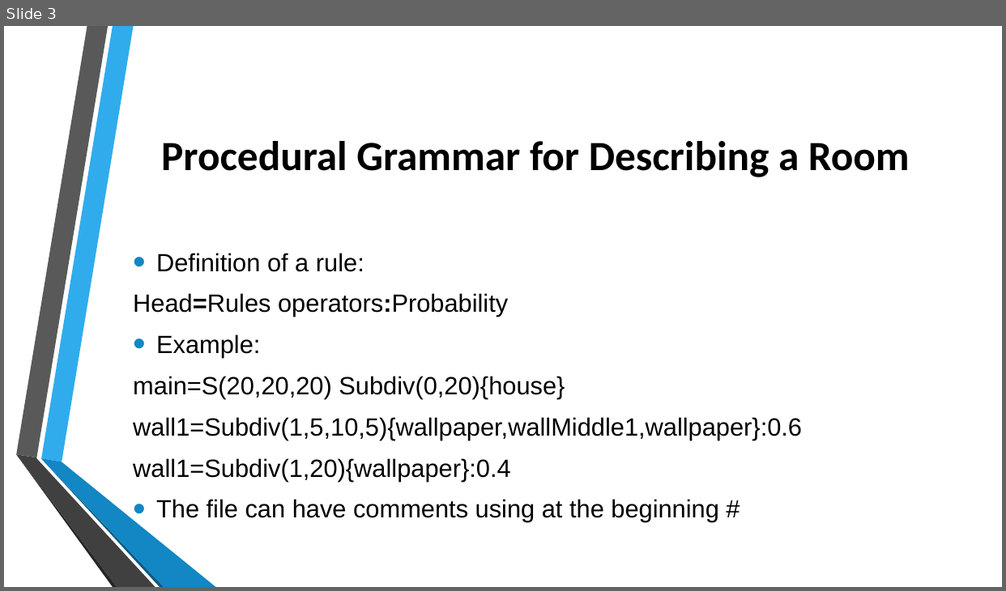
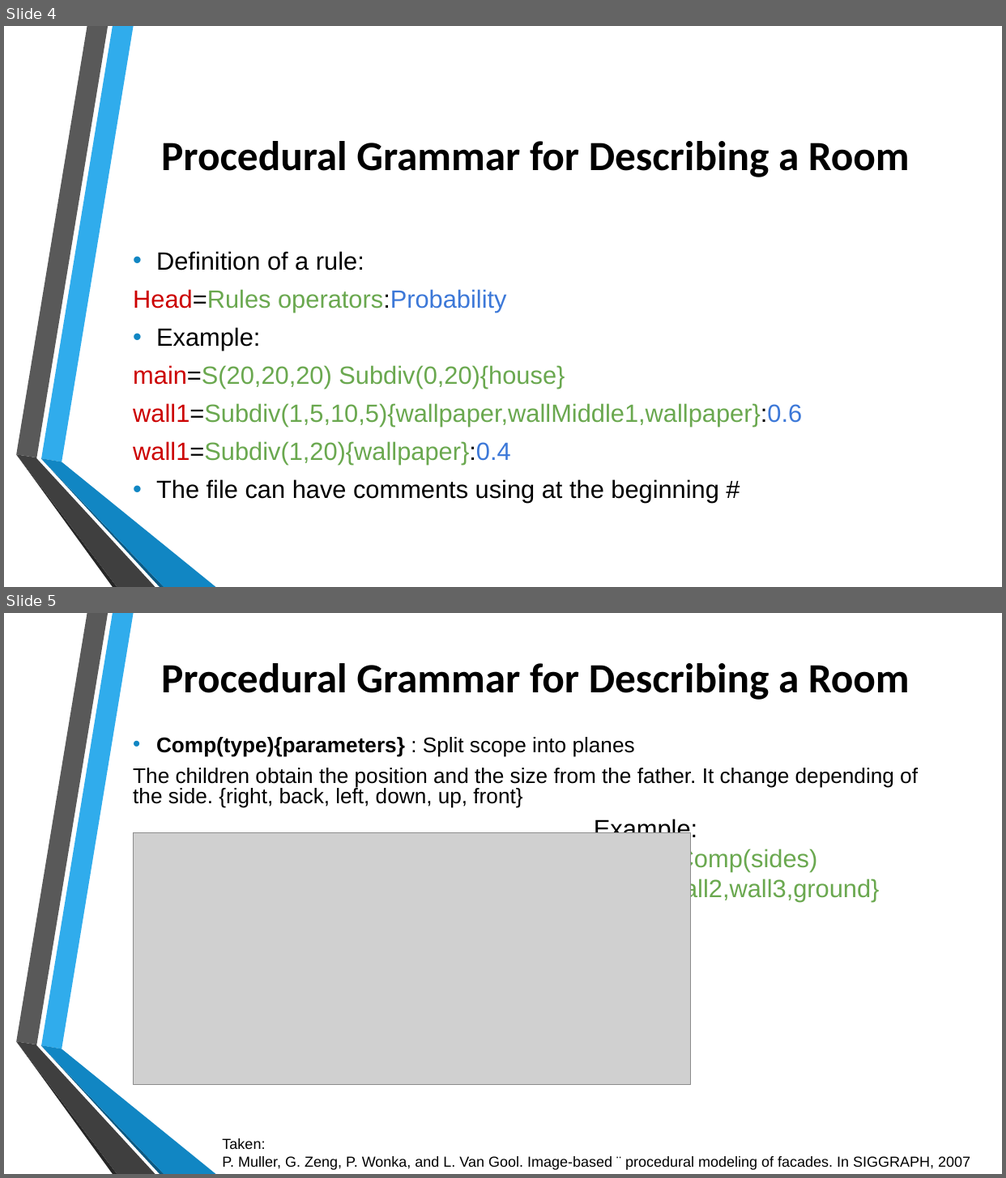
Before and after one commit to jtrillos/ProceduralModelingProject, a slide deck: Final Presentation.pptx. Shown one above the other, each under a label of ours: slide 3 before the commit, slides 4 and 5 after it. The pictures are 1006x591 and 1006x1178 pixels, drawn with LibreOffice and Linux fonts; fonts in the diff are those of the drawing; grey boxes stand for pictures; background and template pictures are left out. Boxes give left, top, right and bottom in pixels: in the first picture for what was removed or moved away, otherwise in the second. Text is boxed around its words. In the diff, an @@ line names an element or a change of style, - is before the commit and + after.

```diff
--- a/Final Presentation.pptx
+++ b/Final Presentation.pptx
@@ slide 5 added at [4,613,1002,1174], background picture (left out); not listed: 6 template elements that a slide beside it also shows @@
@@ title added at [161,663,910,700], 40 pt, text #000000, bold @@
+Procedural Grammar for Describing a Room
@@ text added at [133,737,918,808], 20.4 pt, text #000000 @@
+• Comp(type){parameters} : Split scope into planes
+The children obtain the position and the size from the father. It change depending of the side. {right, back, left, down, up, front}
@@ text added at [594,818,880,902], 24 pt, text #6AA84F @@
+Example:
+house=Comp(sides){wall1,wall2,wall3,ground}
@@ picture added at [134,833,691,1085] @@
@@ text added at [222,1139,970,1170], 14 pt, text #000000 @@
+Taken:
+P. Muller, G. Zeng, P. Wonka, and L. Van Gool. Image-based ¨ procedural modeling of facades. In SIGGRAPH, 2007
@@ what was slide 3 is now slide 4 @@
@@ slide 4 changed as well @@
@@ text "Definition of a rule:" at [133,251,802,503]: text colour #000000 to #CC0000 in "Head=Rules", "main=S(20,20,20)", "wall1=Subdiv(1,5,10,5){wallpaper,wallMiddle1,wallpaper}:0.6", "wall1=Subdiv(1,20){wallpaper}:0.4"; text colour #000000 to #6AA84F in "Head=Rules operators:Probability", "main=S(20,20,20) Subdiv(0,20){house}", "wall1=Subdiv(1,5,10,5){wallpaper,wallMiddle1,wallpaper}:0.6", "wall1=Subdiv(1,20){wallpaper}:0.4"; text colour #000000 to #3C78D8 in "operators:Probability", "wall1=Subdiv(1,5,10,5){wallpaper,wallMiddle1,wallpaper}:0.6", "wall1=Subdiv(1,20){wallpaper}:0.4"; bold off in "Head=Rules operators:Probability"; line spacing 1 to 0.9; less space between paragraphs; bullet colour #1287C3 to #1186C3 @@
@@ freeform shape at [16,455,155,587]: fill #404040 to #3F3F3F @@
@@ freeform shape at [41,459,164,587]: fill #0C5A82 to #0B5982 @@
@@ freeform shape at [41,459,216,587]: fill #1287C3 to #1186C3 @@
```
Also in this commit, not shown: 10 other slides changed, 8 other slides added, 1 slide removed.
